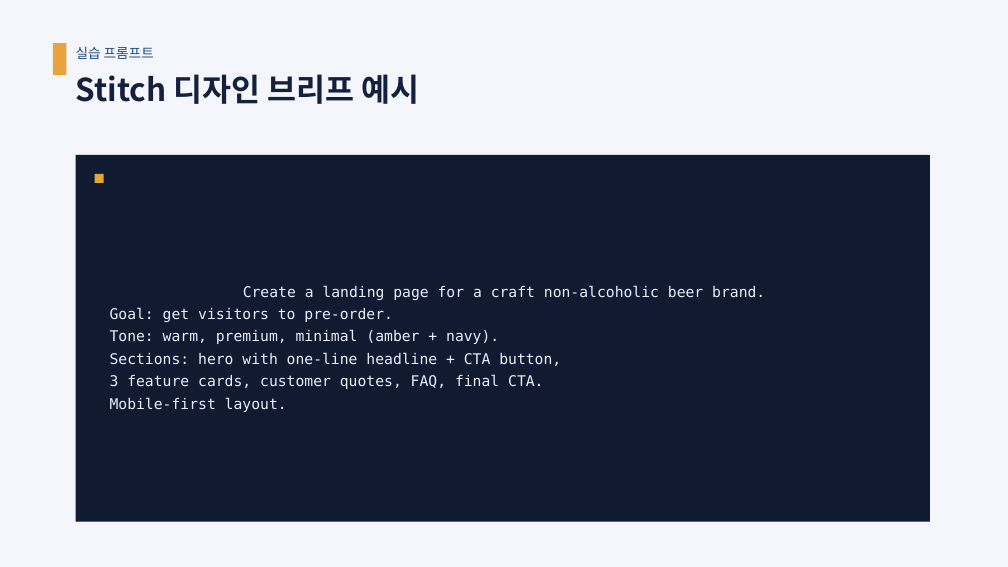
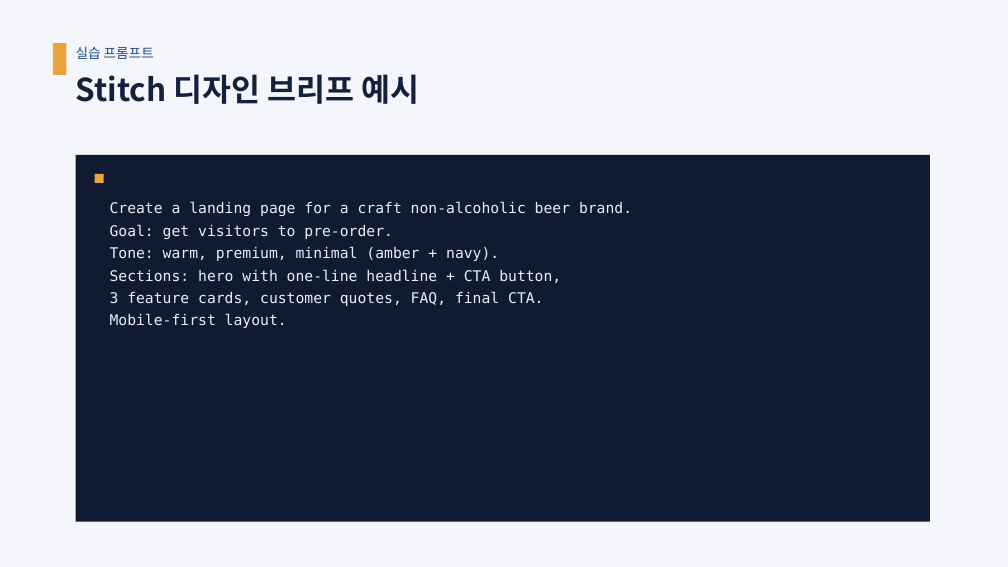
Before and after one commit to aebonlee/content, a slide deck: slide 7 of docs/slides/pptx/M5_UI시안제작.pptx. Drawn at 1008x567 pixels with LibreOffice and Linux fonts; fonts in the diff are those of the drawing. Boxes give left, top, right and bottom in pixels: in the first picture for what was removed or moved away, otherwise in the second. Text is boxed around its words. In the diff, an @@ line names an element or a change of style, - is before the commit and + after.

```diff
--- a/docs/slides/pptx/M5_UI시안제작.pptx
+++ b/docs/slides/pptx/M5_UI시안제작.pptx
@@ rectangle "Create a landing page for ..." at [76, 155, 930, 522]: vertical alignment middle to top @@
@@ text in rectangle at [110, 201, 632, 216]: alignment centre to left @@
```
Also in this commit, not shown: 3 other slides changed, 12 other files.
